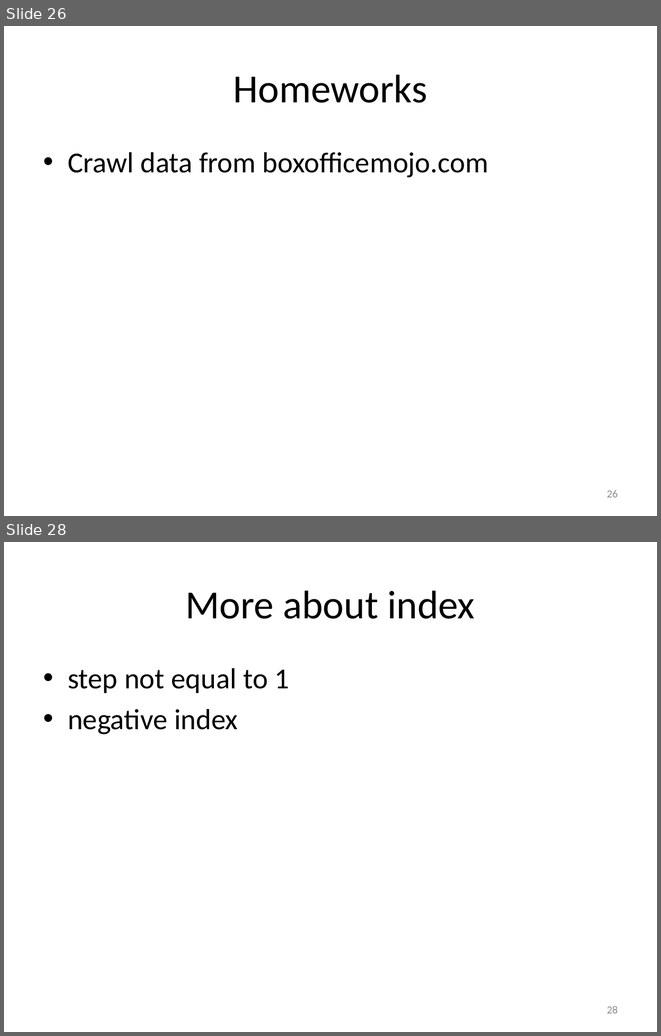
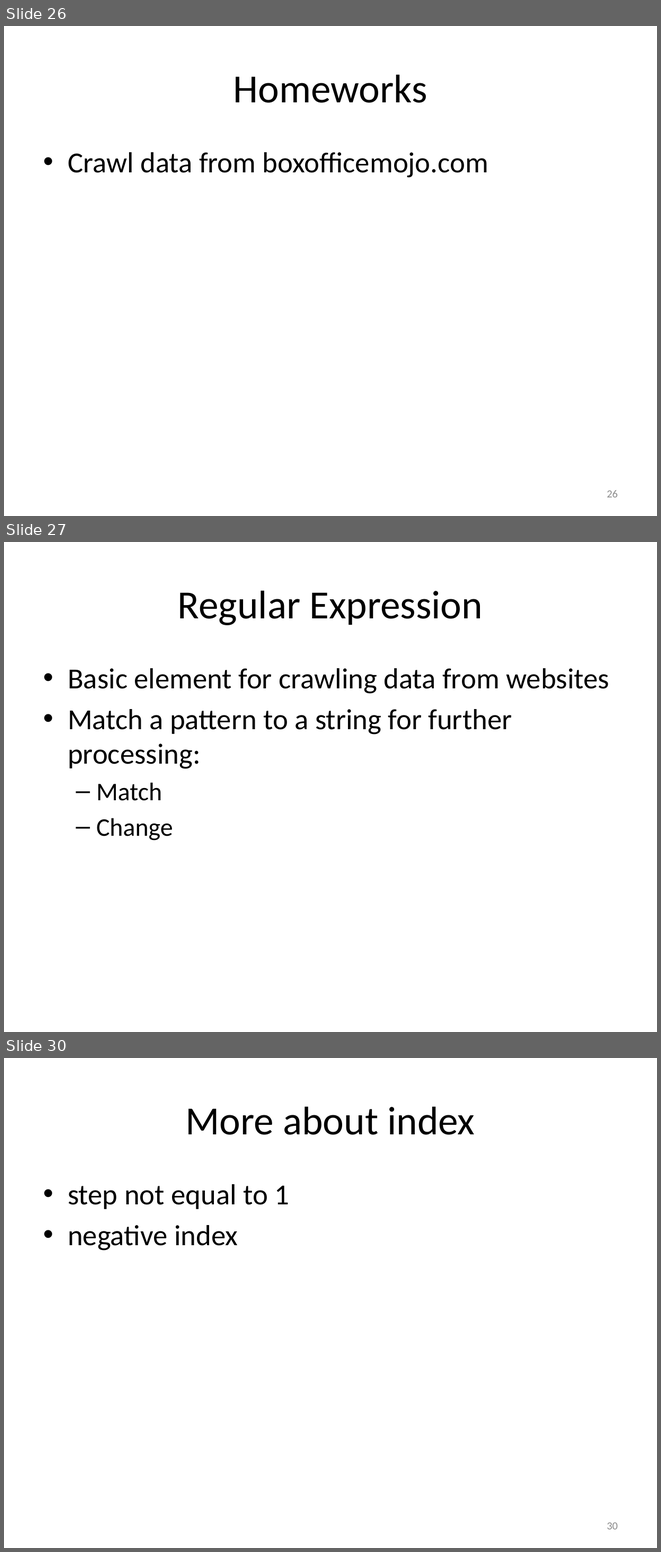
Before and after one commit to cniedotus/Python_scrape, a slide deck: Python Tutorial.pptx. Shown one above the other, each under a label of ours: slides 26 and 28 before the commit, slides 26, 27 and 30 after it; the slides between them are not shown. The pictures are 661x1036 and 661x1552 pixels, drawn with LibreOffice and Linux fonts; fonts in the diff are those of the drawing. Boxes give left, top, right and bottom in pixels: in the first picture for what was removed or moved away, otherwise in the second. Text is boxed around its words. In the diff, an @@ line names an element or a change of style, - is before the commit and + after.

```diff
--- a/Python Tutorial.pptx
+++ b/Python Tutorial.pptx
@@ slide 27 added at bbox=[4, 542, 657, 1032], background #FFFFFF @@
@@ title added at bbox=[178, 590, 483, 625], 44 pt, text #000000 @@
+Regular Expression
@@ text added at bbox=[68, 668, 609, 840], 32 pt, text #000000 @@
+• Basic element for crawling data from websites
+• Match a pattern to a string for further processing:
+  – Match
+  – Change
@@ what was slide 28 is now slide 30 @@
@@ page number at bbox=[607, 1522, 618, 1529]: text changed @@
-28
+30
```
Also in this commit, not shown: 3 slides changed, 2 other slides added, 1 slide removed, 6 other files.
